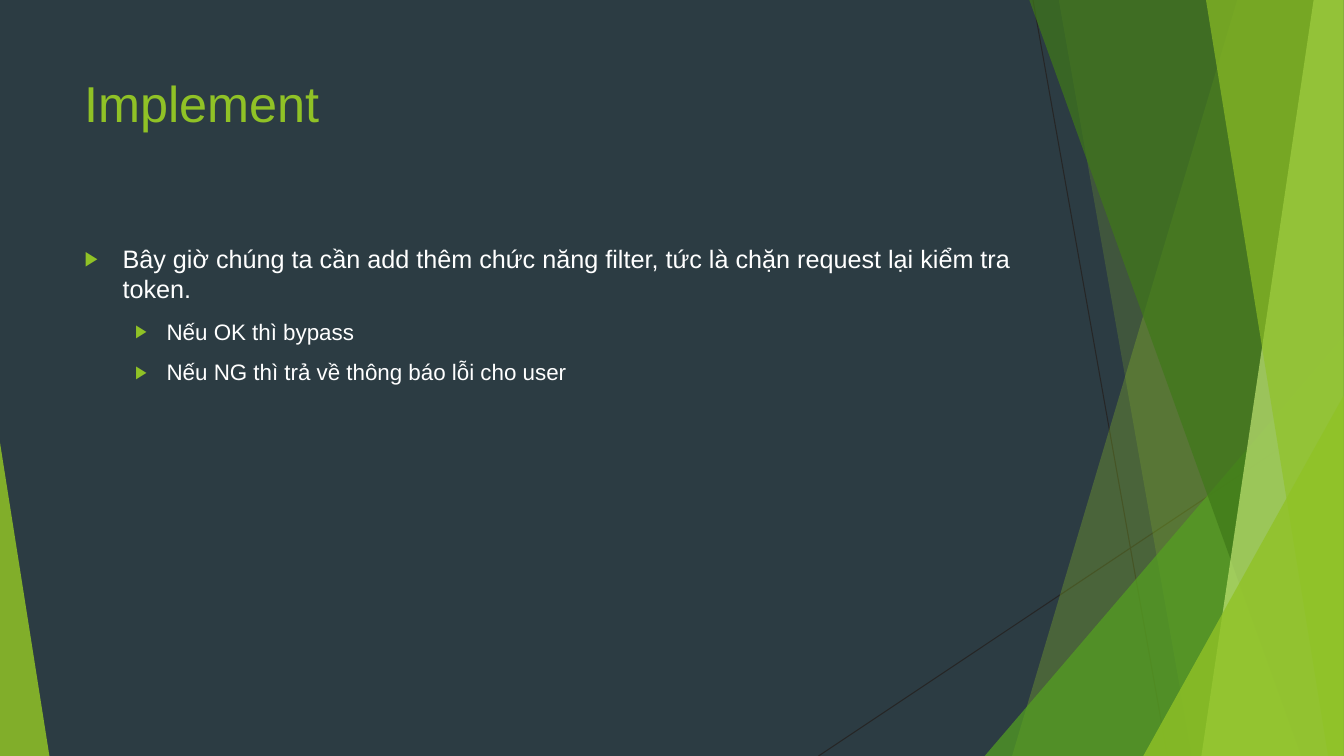
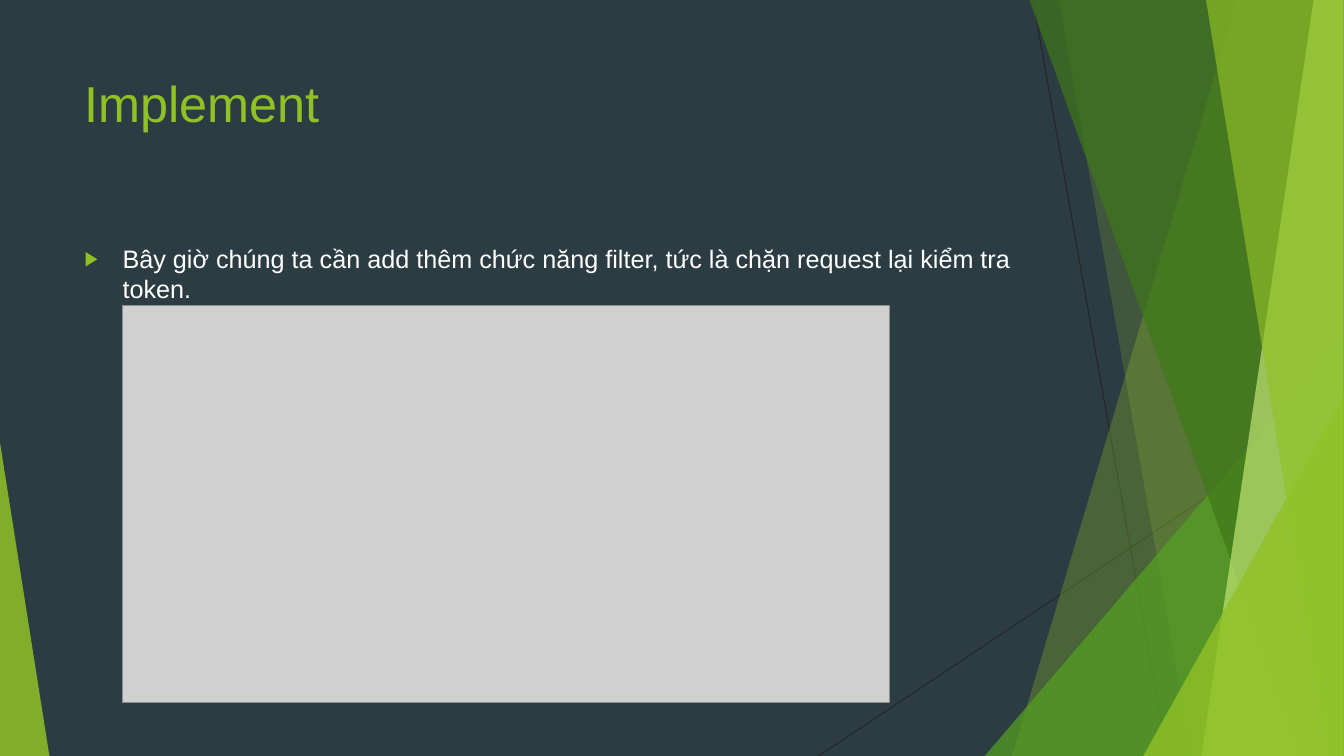
Before and after one commit to sobbingwind/SpringBoot, a slide deck: slide 19 of 11.Spring Security JWT.pptx (slide 16 before the commit). Drawn at 1344x756 pixels with LibreOffice and Linux fonts; fonts in the diff are those of the drawing; grey boxes stand for pictures. Boxes give left, top, right and bottom in pixels: in the first picture for what was removed or moved away, otherwise in the second. Text is boxed around its words. In the diff, an @@ line names an element or a change of style, - is before the commit and + after.

```diff
--- a/11.Spring Security JWT.pptx
+++ b/11.Spring Security JWT.pptx
@@ picture added at (122,306,889,702) @@
@@ text at (167,322,566,385): paragraphs removed @@
-  ▶ Nếu OK thì bypass
-  ▶ Nếu NG thì trả về thông báo lỗi cho user
```
Also in this commit, not shown: 1 other slide changed, 24 slides added.
